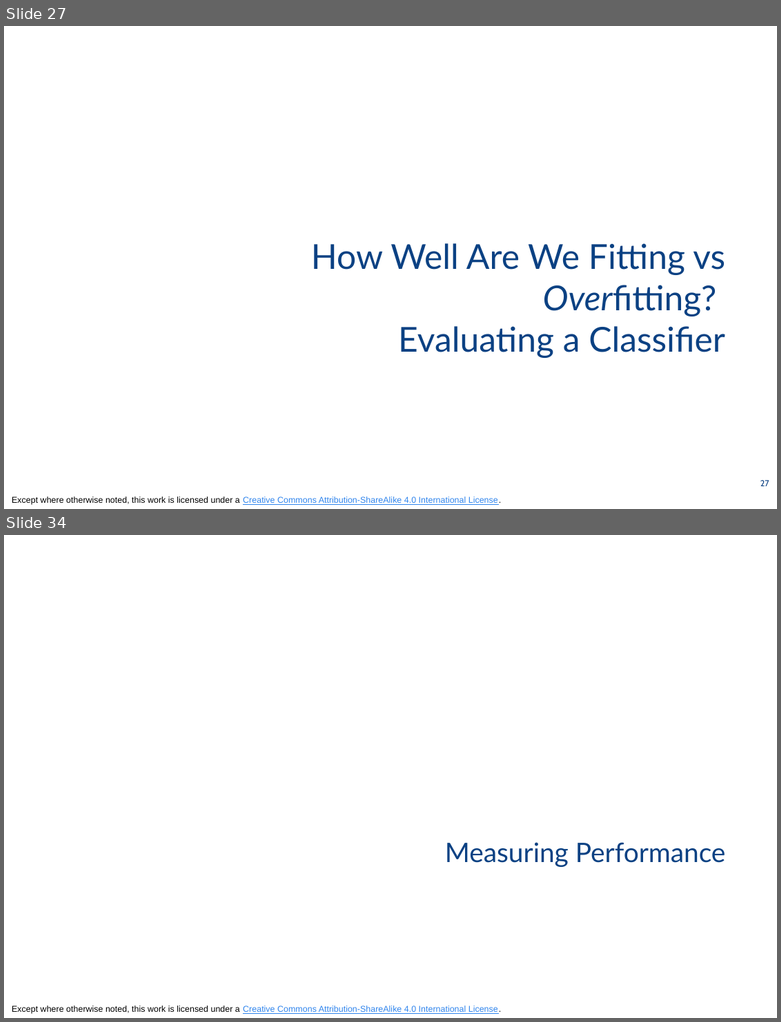
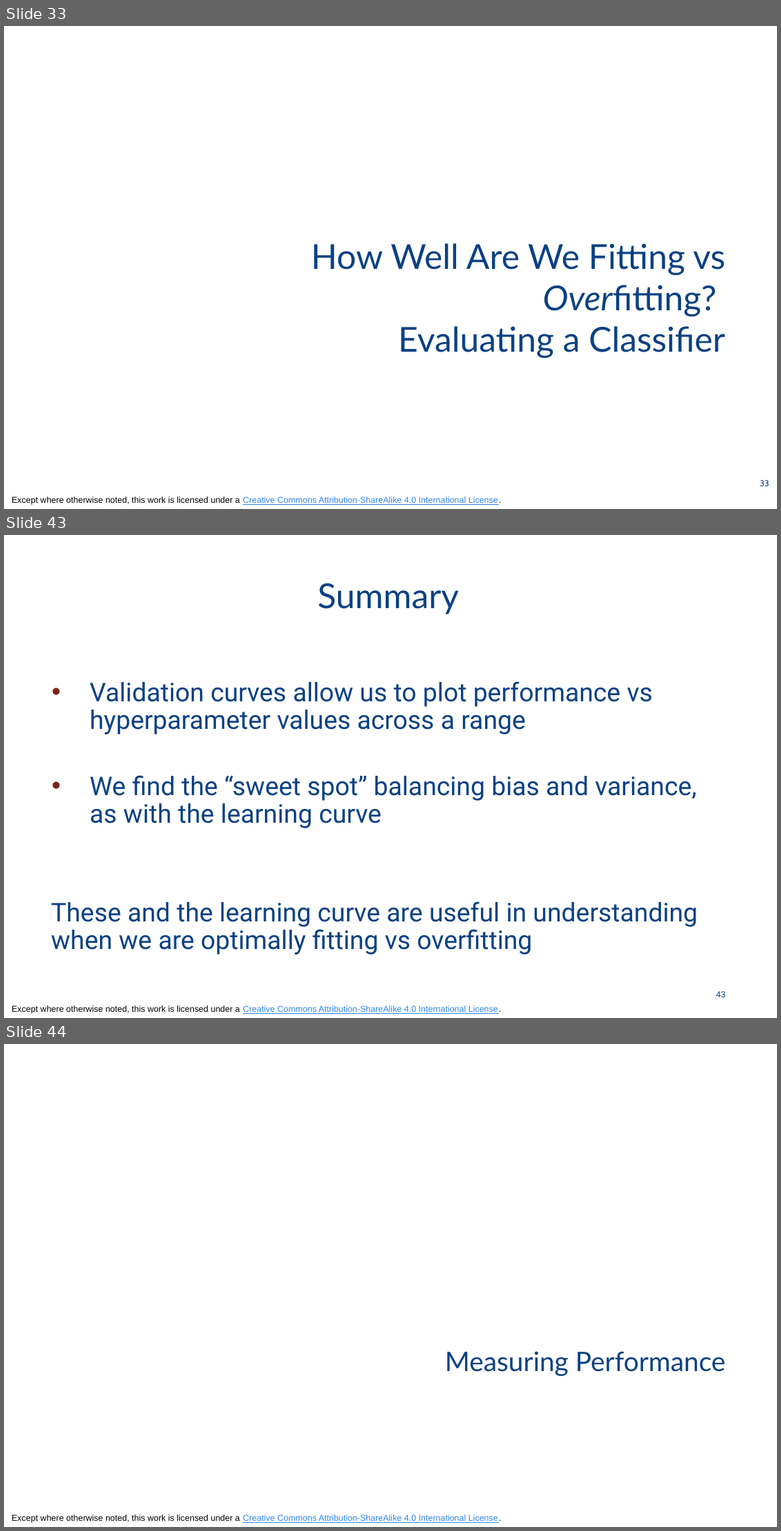
Before and after one commit to odpi/OpenDS4All, a slide deck: opends4all-resources/opends4all-model-assessment/TRAINING-ROBUST-MODELS-hyperparameters-tuning-validation.pptx. Shown one above the other, each under a label of ours: slides 27 and 34 before the commit, slides 33, 43 and 44 after it; the slides between them are not shown. The pictures are 781x1022 and 781x1531 pixels, drawn with LibreOffice and Linux fonts; fonts in the diff are those of the drawing. Boxes give left, top, right and bottom in pixels: in the first picture for what was removed or moved away, otherwise in the second. Text is boxed around its words. In the diff, an @@ line names an element or a change of style, - is before the commit and + after.

Commit message:
Updated validation slides to correct some typos, add knn imputation

```diff
--- a/opends4all-resources/opends4all-model-assessment/TRAINING-ROBUST-MODELS-hyperparameters-tuning-validation.pptx
+++ b/opends4all-resources/opends4all-model-assessment/TRAINING-ROBUST-MODELS-hyperparameters-tuning-validation.pptx
@@ slide 43 added at (4,535,777,1018), background #FFFFFF; not listed: 1 template element that a slide beside it also shows @@
@@ title added at (317,583,459,614), 32 pt, text #0B4183 @@
+Summary
@@ text added at (51,681,697,955), 24 pt, text #0B4183 @@
+• Validation curves allow us to plot performance vs hyperparameter values across a range
+• We find the “sweet spot” balancing bias and variance, as with the learning curve
+These and the learning curve are useful in understanding when we are optimally fitting vs overfitting
@@ page number added at (716,991,726,997), 8 pt, text #0B4183 @@
+43
@@ what was slide 27 is now slide 33 @@
@@ page number at (760,480,769,486): text changed @@
-27
+33
@@ what was slide 34 is now slide 44 @@
```
Also in this commit, not shown: 7 slides changed, 10 other slides added, 1 slide removed.
